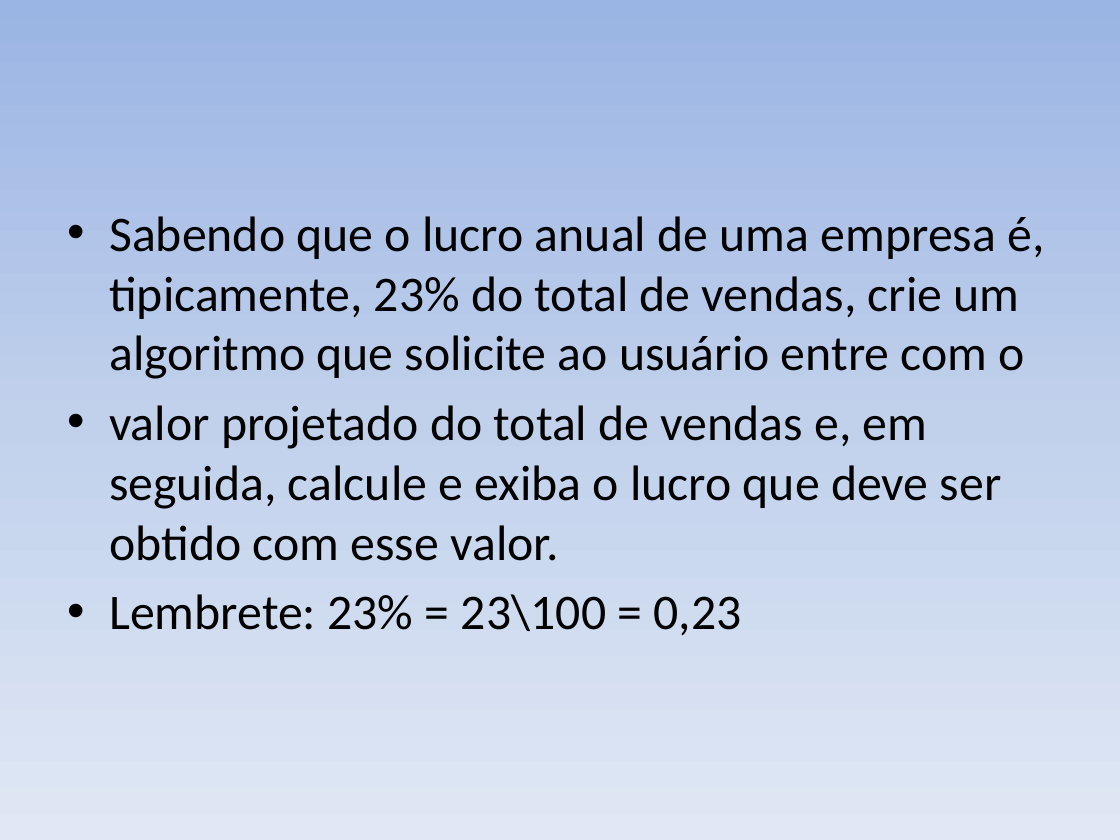
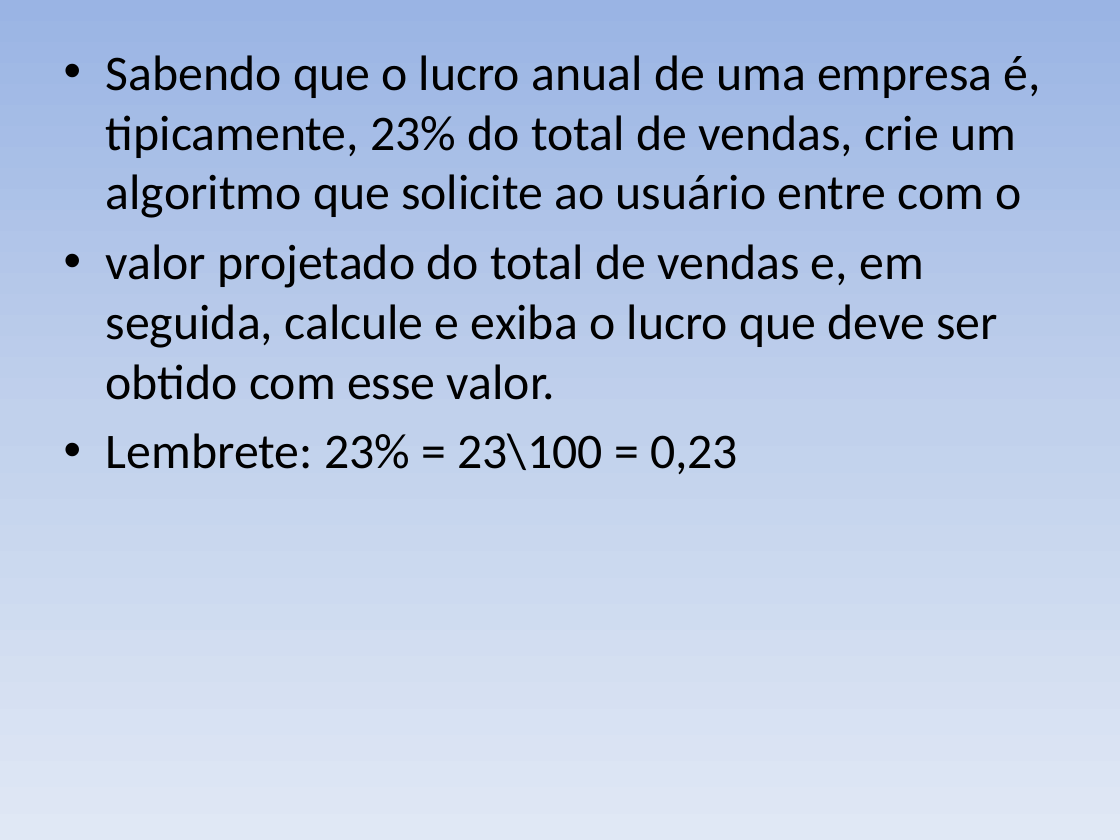
Before and after one commit to italo2403/AULA_L-GICA_PROGRAMA-O, a slide deck: slide 14 of EXERCÍCIOS.pptx (slide 21 before the commit). Drawn at 1120x840 pixels with LibreOffice and Linux fonts; fonts in the diff are those of the drawing. Boxes give left, top, right and bottom in pixels: in the first picture for what was removed or moved away, otherwise in the second. Text is boxed around its words. In the diff, an @@ line names an element or a change of style, - is before the commit and + after.

```diff
--- a/EXERCÍCIOS.pptx
+++ b/EXERCÍCIOS.pptx
@@ text "Sabendo que o lucro anual ...": place and size @@
-text "Sabendo que o lucro anual ..." at box(109, 216, 1044, 635)
+text "Sabendo que o lucro anual ..." at box(106, 55, 1041, 474)
```
Also in this commit, not shown: 10 other slides changed, 4 slides added, 7 slides removed, 3 other files.
